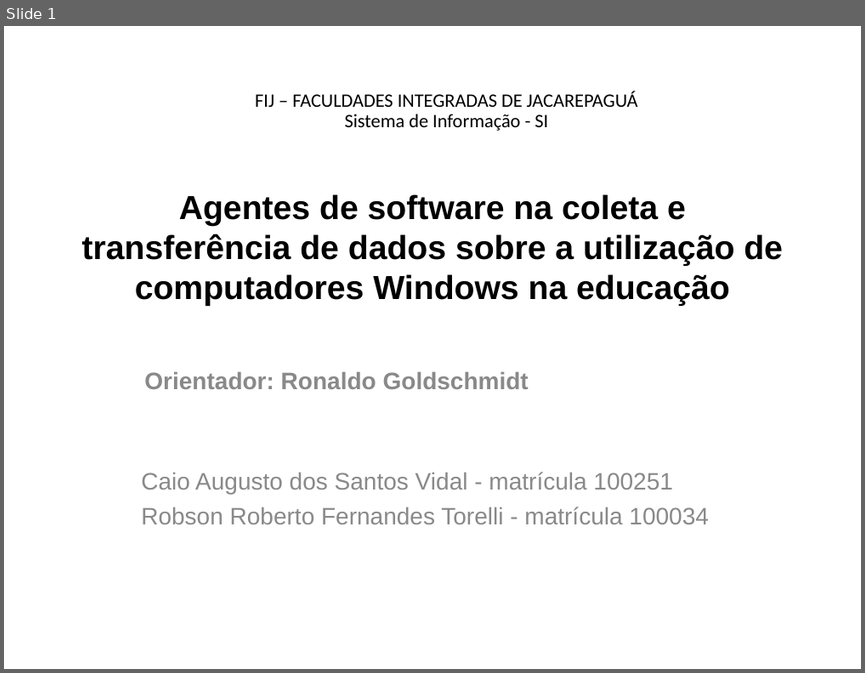
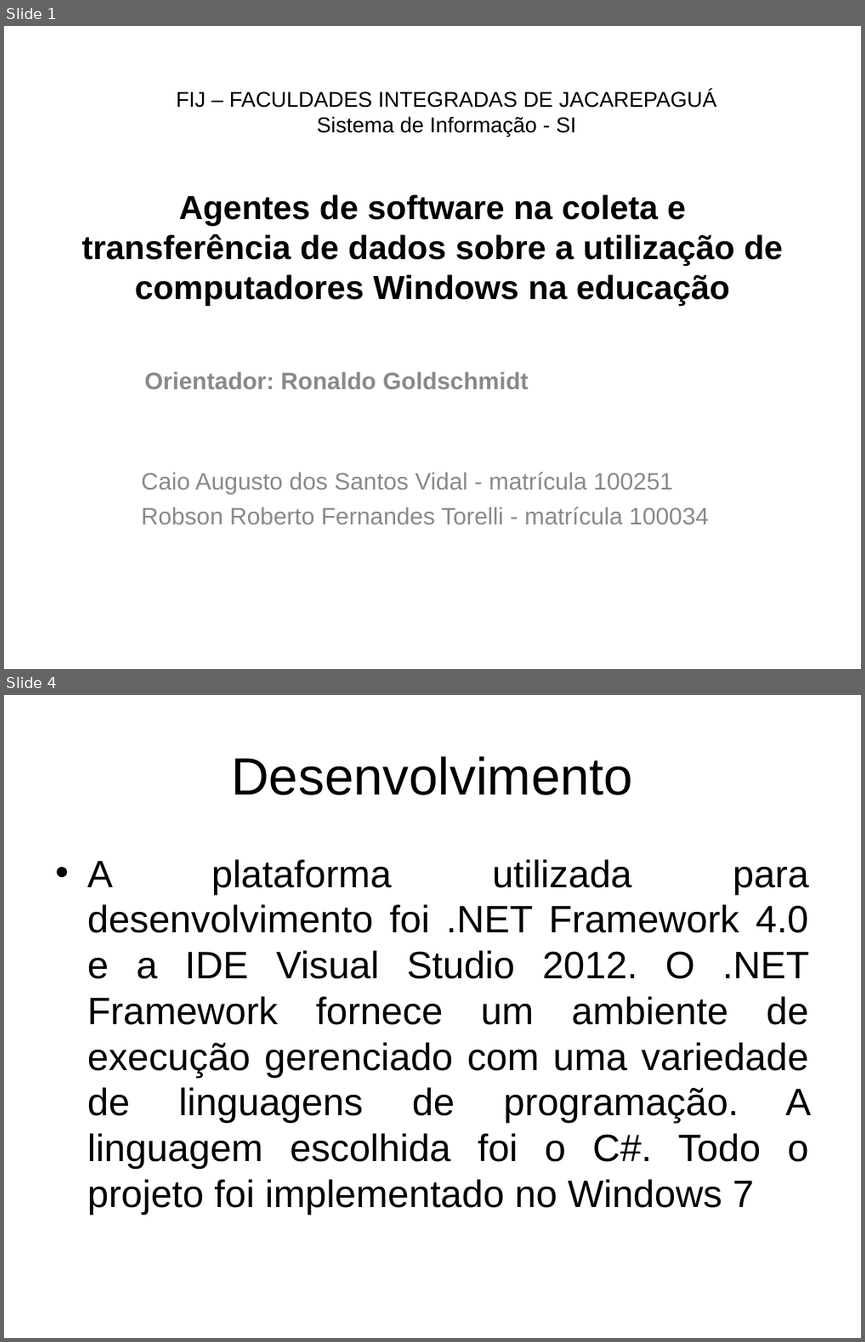
Before and after one commit to Fabricioultrasoft/tcc-fij, a slide deck: Apresentação TCC.ppt. Shown one above the other, each under a label of ours: slide 1 before the commit, slides 1 and 4 after it; the slides between them are not shown. The pictures are 865x673 and 865x1342 pixels, drawn with LibreOffice and Linux fonts; fonts in the diff are those of the drawing. Boxes give left, top, right and bottom in pixels: in the first picture for what was removed or moved away, otherwise in the second. Text is boxed around its words. In the diff, an @@ line names an element or a change of style, - is before the commit and + after.

```diff
--- a/Apresentação TCC.ppt
+++ b/Apresentação TCC.ppt
@@ slide 4 added at [4,695,861,1338], background #FFFFFF @@
@@ title added at [232,756,633,795], 44 pt, text #000000 @@
+Desenvolvimento
@@ text added at [87,859,811,1214], 32 pt, text #000000 @@
+• A plataforma utilizada para desenvolvimento foi .NET Framework 4.0 e a IDE Visual Studio 2012. O .NET Framework fornece um ambiente de execução gerenciado com uma variedade de linguagens de programação. A linguagem escolhida foi o C#. Todo o projeto foi implementado no Windows 7
@@ slide 1 changed as well @@
@@ text "FIJ – FACULDADES INTEGRADAS DE ..." at [176,89,717,137]: size 16 to 18 pt, font Calibri to Arial; line spacing 0.9 to 1 @@
```
Also in this commit, not shown: 4 other slides added.
